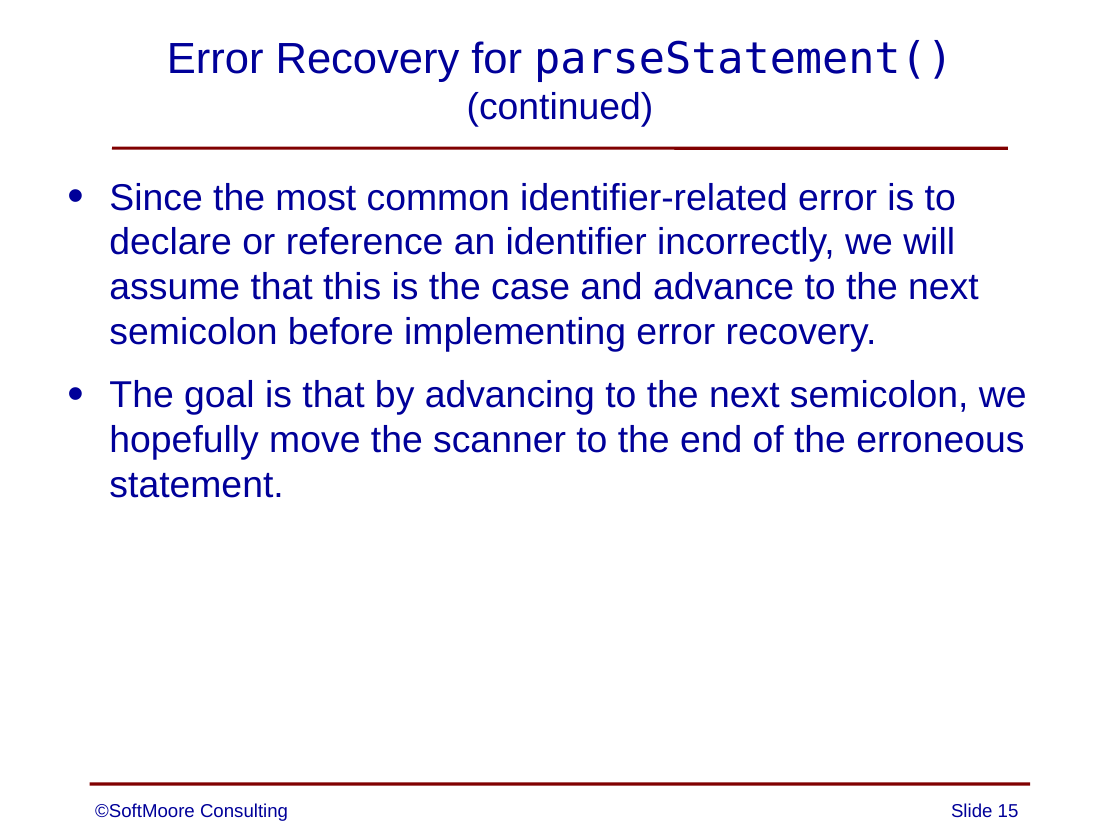
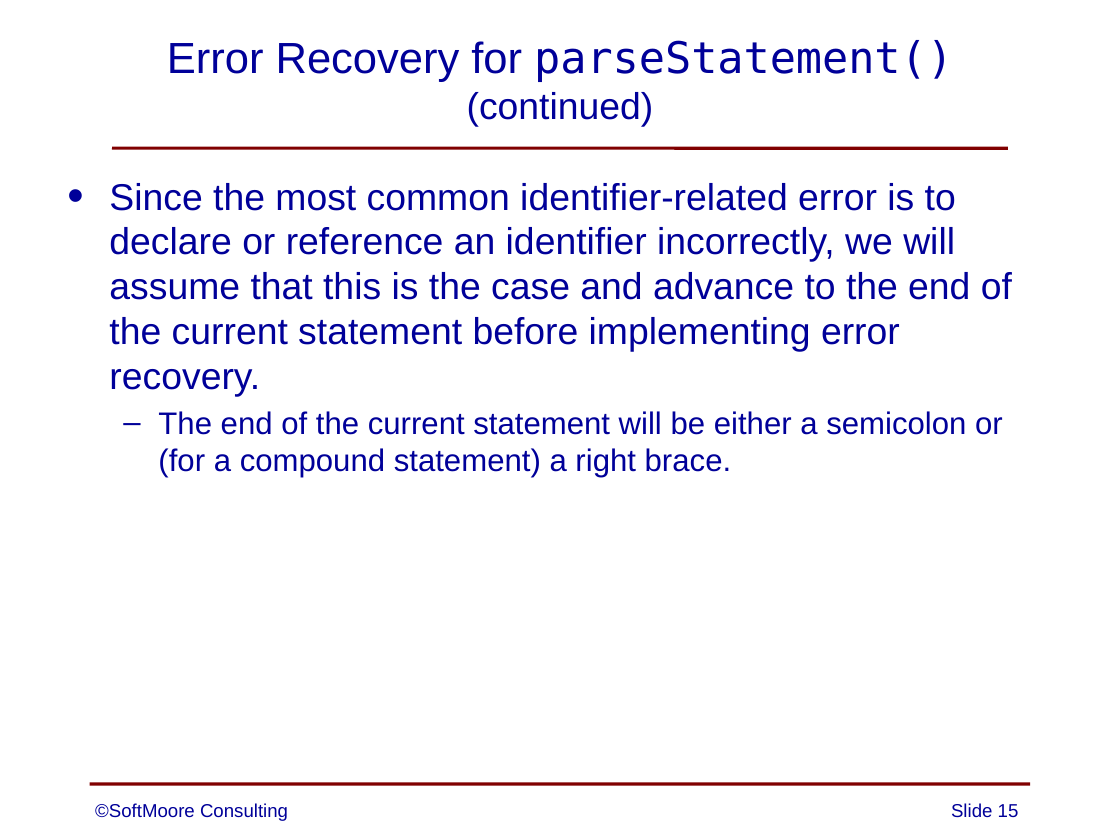
Before and after one commit to SoftMoore/CPRL-Kt-2nd, a slide deck: slide 15 of PowerPoints/07 - Error Handling.pptx. Drawn at 1120x840 pixels with LibreOffice and Linux fonts; fonts in the diff are those of the drawing. Boxes give left, top, right and bottom in pixels: in the first picture for what was removed or moved away, otherwise in the second. Text is boxed around its words. In the diff, an @@ line names an element or a change of style, - is before the commit and + after.

```diff
--- a/PowerPoints/07 - Error Handling.pptx
+++ b/PowerPoints/07 - Error Handling.pptx
@@ text at [109, 183, 1012, 477]: text changed @@
-• Since the most common identifier-related error is to declare or reference an identifier incorrectly, we will assume that this is the case and advance to the next semicolon before implementing error recovery.
-• The goal is that by advancing to the next semicolon, we hopefully move the scanner to the end of the erroneous statement.
+• Since the most common identifier-related error is to declare or reference an identifier incorrectly, we will assume that this is the case and advance to the end of the current statement before implementing error recovery.
+  – The end of the current statement will be either a semicolon or (for a compound statement) a right brace.
```
Also in this commit, not shown: 8 other slides changed.
